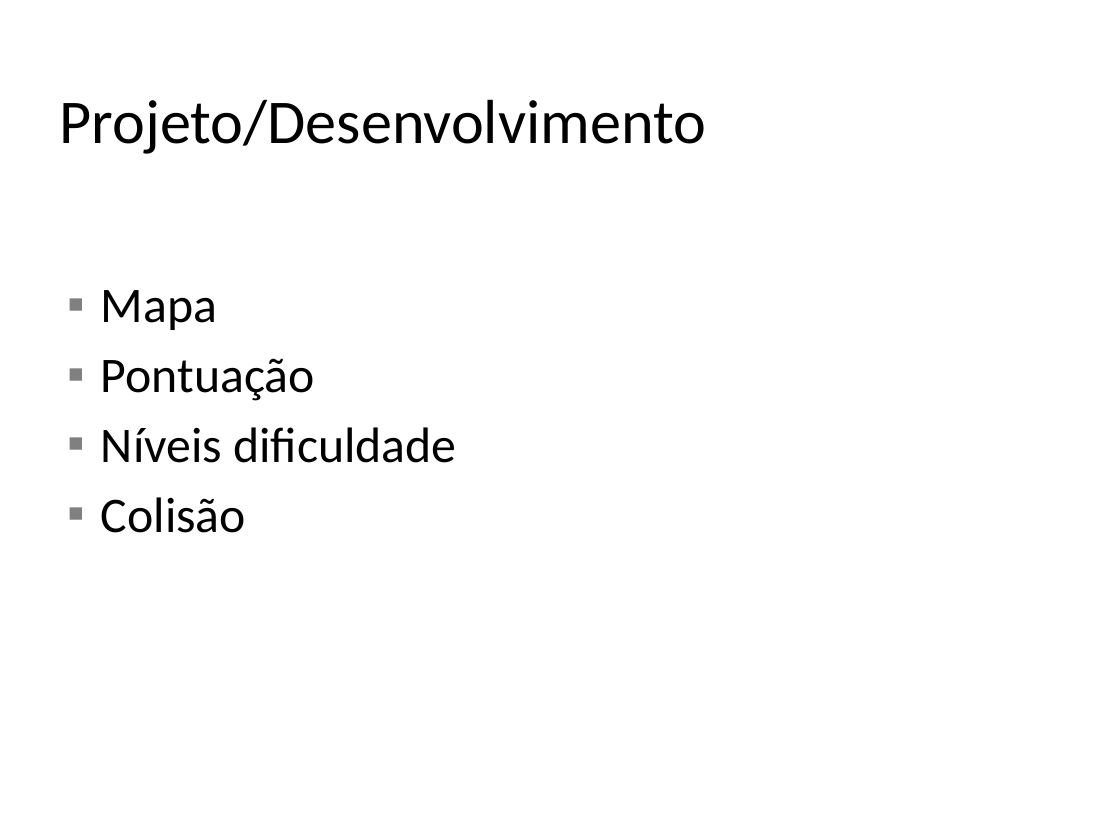
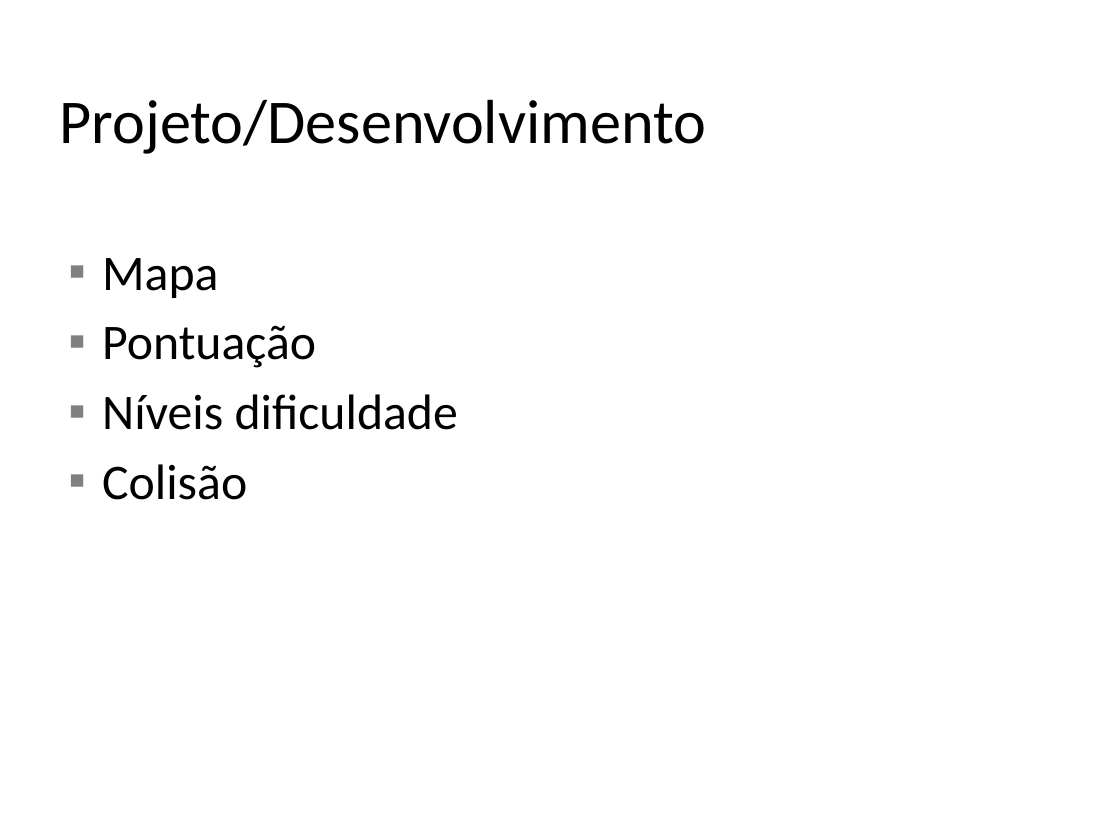
Before and after one commit to zehamarall/tcc, a slide deck: slide 21 of Doc/Apresentacao TCCII.pptx (slide 19 before the commit). Drawn at 1120x840 pixels with LibreOffice and Linux fonts; fonts in the diff are those of the drawing; background and template pictures are left out. Boxes give left, top, right and bottom in pixels: in the first picture for what was removed or moved away, otherwise in the second. Text is boxed around its words. In the diff, an @@ line names an element or a change of style, - is before the commit and + after.

```diff
--- a/Doc/Apresentacao TCCII.pptx
+++ b/Doc/Apresentacao TCCII.pptx
@@ text "Mapa": place and size @@
-text "Mapa" at (101,290,456,533)
+text "Mapa" at (102,258,458,500)
@@ text "Mapa" at (102,258,458,500): vertical alignment middle to top @@
```
Also in this commit, not shown: 10 other slides changed, 12 slides added, 10 slides removed, 1 other file.
